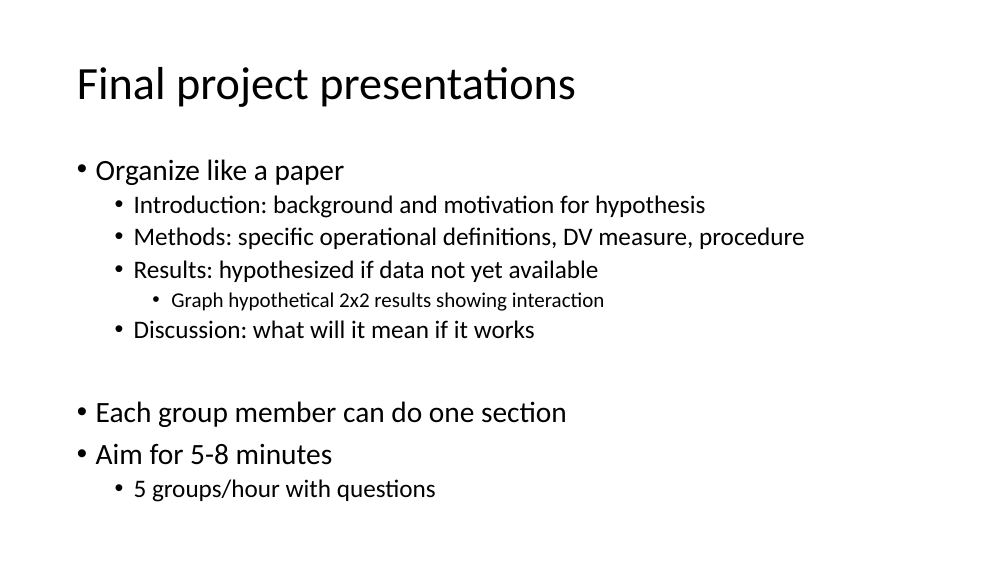
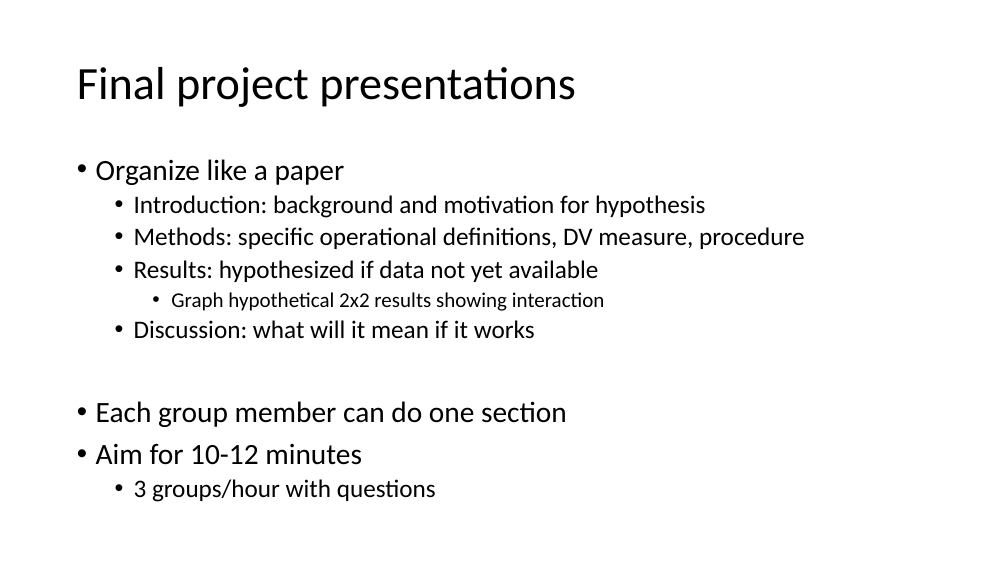
Before and after one commit to preber/Research-Methods, a slide deck: slide 12 of Class Slides 2024/Class 24.pptx. Drawn at 1008x567 pixels with LibreOffice and Linux fonts; fonts in the diff are those of the drawing. Boxes give left, top, right and bottom in pixels: in the first picture for what was removed or moved away, otherwise in the second. Text is boxed around its words. In the diff, an @@ line names an element or a change of style, - is before the commit and + after.

```diff
--- a/Class Slides 2024/Class 24.pptx
+++ b/Class Slides 2024/Class 24.pptx
@@ text at <box>96,444,436,502</box>: text changed @@
-• Aim for 5-8 minutes
-  • 5 groups/hour with questions
+• Aim for 10-12 minutes
+  • 3 groups/hour with questions
```
Also in this commit, not shown: 1 other slide changed, 24 other files.
